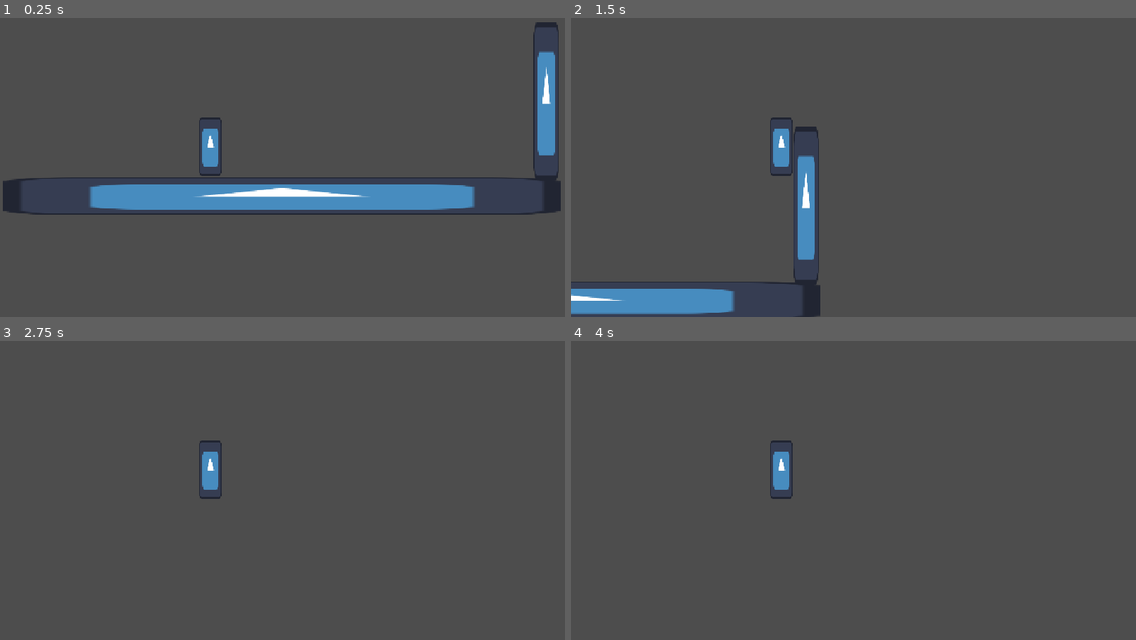
Above: before the commit, frames 1-4 (two rows, left to right).
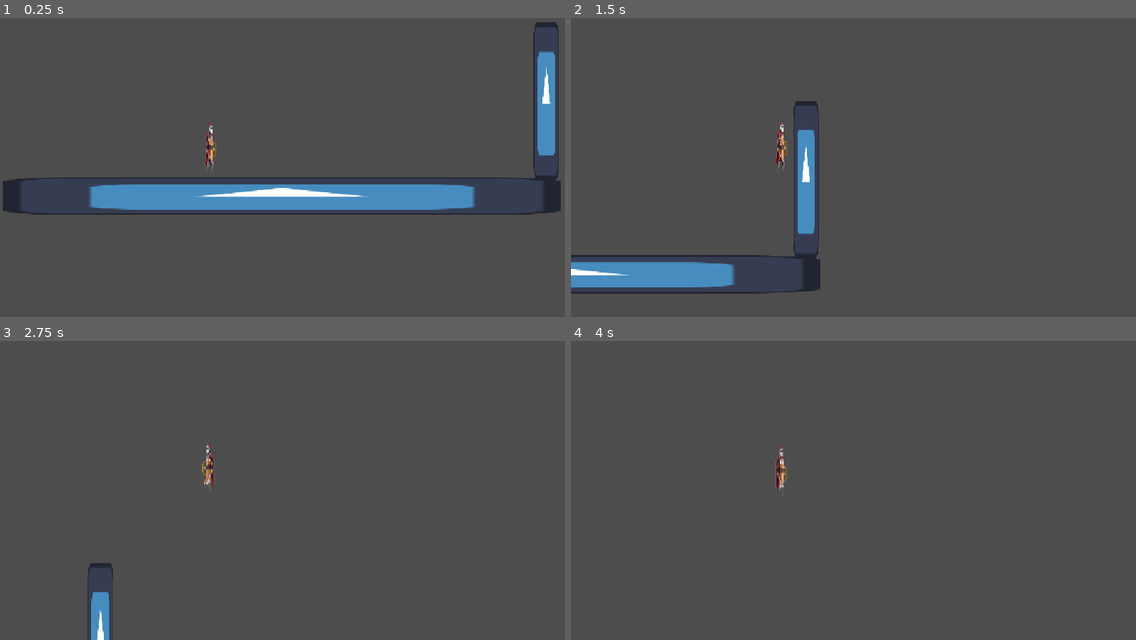
Above: after the commit, the same moments.

Repository: PabloBeceiro23/GodotCharacterTest
Game: Godot game, scene res://Escenas/node_2d.tscn
Two runs of this game, one before a commit and one after it. Both use one fixed random seed, a clock stepped at 60 frames per second and the inputs below. The project has no main scene, so this scene is started directly. The engine's default icon, where the game draws it, is replaced by a stand-in: a white triangle on a blue panel in a dark square.
Inputs:
- Up to frame 1 (0.25 s): no input
- Up to frame 2 (1.5 s): hold Z (z) 0.53-1.28 s; hold D (derecha) from 0.53 s (still down); tap Ctrl (control) at 1.35 s
- Up to frame 3 (2.75 s): tap Z (z) at 1.55 s; release D (derecha) at 2.03 s; hold A (izquierda) from 2.03 s (still down); hold Z (z) from 2.03 s (still down); tap Space (espacio) at 2.1 s
- Up to frame 4 (4 s): release A (izquierda) at 2.78 s; release Z (z) at 2.78 s; hold D (derecha) from 2.78 s (still down); tap Shift (shift) at 2.85 s; tap Z (z) at 3.05 s; hold Z (z) from 3.53 s (still down)

The runs differ from the first frame. In frame 1, 0.5% of the frame differs, in the area x 35-40%, y 33-53%; in frame 2, 7.1%, in the area x 0-45%, y 27-100%; in frame 3, 1.1%; in frame 4, 0.5%.

Commit message:
Animacion

Diff:
--- a/Escenas/node_2d.tscn
+++ b/Escenas/node_2d.tscn
@@ -3,12 +3,111 @@
 [ext_resource type="Script" uid="uid://dwcf2lvrjxwoa" path="res://Scripts/static_body_2d.gd" id="1_eeo38"]
 [ext_resource type="Texture2D" uid="uid://bj32y2o07t3c2" path="res://icon.svg" id="2_2estv"]
 [ext_resource type="Script" uid="uid://cuh6r6ue17ysl" path="res://Scripts/character_body_2d.gd" id="3_cqjn6"]
+[ext_resource type="Texture2D" uid="uid://bhqij5hgreblp" path="res://knight walk animation.png" id="4_cqjn6"]
+[ext_resource type="Texture2D" uid="uid://7px0c6rccki8" path="res://knight 3 idle.png" id="5_1jbxi"]
 
 [sub_resource type="RectangleShape2D" id="RectangleShape2D_lfkbx"]
 size = Vector2(1123, 76.5)
 
 [sub_resource type="RectangleShape2D" id="RectangleShape2D_0hol4"]
-size = Vector2(47, 124)
+size = Vector2(52, 124)
+
+[sub_resource type="AtlasTexture" id="AtlasTexture_h2fno"]
+atlas = ExtResource("4_cqjn6")
+region = Rect2(0, 0, 42, 42)
+
+[sub_resource type="AtlasTexture" id="AtlasTexture_eslbg"]
+atlas = ExtResource("4_cqjn6")
+region = Rect2(42, 0, 42, 42)
+
+[sub_resource type="AtlasTexture" id="AtlasTexture_ec6y7"]
+atlas = ExtResource("4_cqjn6")
+region = Rect2(84, 0, 42, 42)
+
+[sub_resource type="AtlasTexture" id="AtlasTexture_0hcvg"]
+atlas = ExtResource("4_cqjn6")
+region = Rect2(126, 0, 42, 42)
+
+[sub_resource type="AtlasTexture" id="AtlasTexture_dmto8"]
+atlas = ExtResource("4_cqjn6")
+region = Rect2(168, 0, 42, 42)
+
+[sub_resource type="AtlasTexture" id="AtlasTexture_q4he1"]
+atlas = ExtResource("4_cqjn6")
+region = Rect2(210, 0, 42, 42)
+
+[sub_resource type="AtlasTexture" id="AtlasTexture_3uop7"]
+atlas = ExtResource("4_cqjn6")
+region = Rect2(252, 0, 42, 42)
+
+[sub_resource type="AtlasTexture" id="AtlasTexture_kl5ux"]
+atlas = ExtResource("4_cqjn6")
+region = Rect2(294, 0, 42, 42)
+
+[sub_resource type="AtlasTexture" id="AtlasTexture_w4rtv"]
+atlas = ExtResource("5_1jbxi")
+region = Rect2(0, 0, 42, 42)
+
+[sub_resource type="AtlasTexture" id="AtlasTexture_hjb75"]
+atlas = ExtResource("5_1jbxi")
+region = Rect2(42, 0, 42, 42)
+
+[sub_resource type="AtlasTexture" id="AtlasTexture_3884u"]
+atlas = ExtResource("5_1jbxi")
+region = Rect2(84, 0, 42, 42)
+
+[sub_resource type="AtlasTexture" id="AtlasTexture_m5l3i"]
+atlas = ExtResource("5_1jbxi")
+region = Rect2(126, 0, 42, 42)
+
+[sub_resource type="SpriteFrames" id="SpriteFrames_lfkbx"]
+animations = [{
+"frames": [{
+"duration": 1.0,
+"texture": SubResource("AtlasTexture_h2fno")
+}, {
+"duration": 1.0,
+"texture": SubResource("AtlasTexture_eslbg")
+}, {
+"duration": 1.0,
+"texture": SubResource("AtlasTexture_ec6y7")
+}, {
+"duration": 1.0,
+"texture": SubResource("AtlasTexture_0hcvg")
+}, {
+"duration": 1.0,
+"texture": SubResource("AtlasTexture_dmto8")
+}, {
+"duration": 1.0,
+"texture": SubResource("AtlasTexture_q4he1")
+}, {
+"duration": 1.0,
+"texture": SubResource("AtlasTexture_3uop7")
+}, {
+"duration": 1.0,
+"texture": SubResource("AtlasTexture_kl5ux")
+}],
+"loop": 1,
+"name": &"caminar",
+"speed": 8.0
+}, {
+"frames": [{
+"duration": 1.0,
+"texture": SubResource("AtlasTexture_w4rtv")
+}, {
+"duration": 1.0,
+"texture": SubResource("AtlasTexture_hjb75")
+}, {
+"duration": 1.0,
+"texture": SubResource("AtlasTexture_3884u")
+}, {
+"duration": 1.0,
+"texture": SubResource("AtlasTexture_m5l3i")
+}],
+"loop": 1,
+"name": &"idle",
+"speed": 8.0
+}]
 
 [sub_resource type="RectangleShape2D" id="RectangleShape2D_aui74"]
 size = Vector2(48, 314)
@@ -30,17 +129,19 @@
 [node name="CharacterBody2D" type="CharacterBody2D" parent="." unique_id=1243283432]
 script = ExtResource("3_cqjn6")
 
-[node name="Sprite2D" type="Sprite2D" parent="CharacterBody2D" unique_id=1772460413]
-position = Vector2(179, -89)
-scale = Vector2(0.35937506, 0.93749994)
-texture = ExtResource("2_2estv")
-
 [node name="CollisionShape2D" type="CollisionShape2D" parent="CharacterBody2D" unique_id=1449160698]
-position = Vector2(180.5, -89)
+position = Vector2(178, -89)
 shape = SubResource("RectangleShape2D_0hol4")
 
 [node name="Camera2D" type="Camera2D" parent="CharacterBody2D" unique_id=1940065999]
 position = Vector2(326, -65)
+
+[node name="AnimatedSprite2D" type="AnimatedSprite2D" parent="CharacterBody2D" unique_id=19668159]
+position = Vector2(177.2647, -88.98288)
+scale = Vector2(1.4411757, 3.000815)
+sprite_frames = SubResource("SpriteFrames_lfkbx")
+animation = &"caminar"
+frame_progress = 0.94536775
 
 [node name="StaticBody2D" type="StaticBody2D" parent="." unique_id=596008781]
 
--- a/Scripts/character_body_2d.gd
+++ b/Scripts/character_body_2d.gd
@@ -1,9 +1,18 @@
 extends CharacterBody2D
 
 const SPEED = 350
-const JUMP_SPEED = -800
+const JUMP_SPEED = -600
 var contadorSaltos = 0
 
+func _process(delta):
+	if velocity.x > 0 and Input.is_action_pressed("derecha"):
+		$AnimatedSprite2D.flip_h = false
+		$AnimatedSprite2D.play("caminar")
+	elif velocity.x < 0 and Input.is_action_pressed("izquierda"):
+		$AnimatedSprite2D.flip_h = true
+		$AnimatedSprite2D.play("caminar")
+	else:
+		$AnimatedSprite2D.play("idle")
 
 func _physics_process(delta: float) -> void:
  	# Add the gravity.
Binary file removed: 508.jpg
Binary file added: knight 3 idle.png
Not shown, changed: knight 3 idle.png.import
Binary file added: knight walk animation.png
Not shown, added: knight walk animation.png.import
